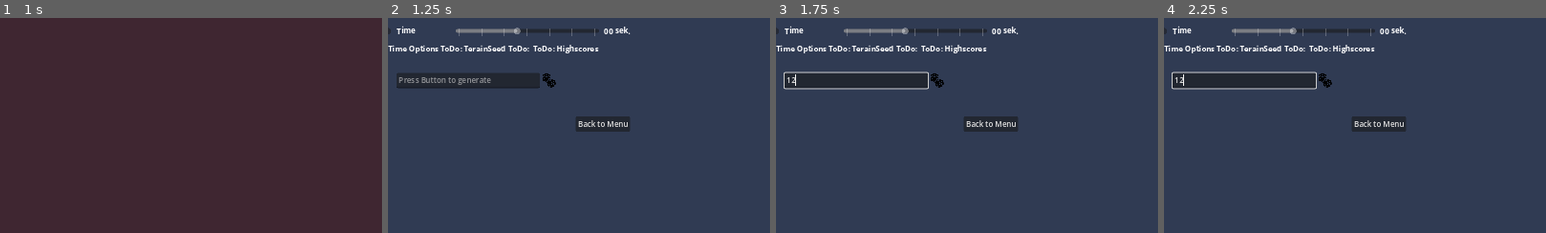
Above: before the commit, frames 1-4 (left to right).
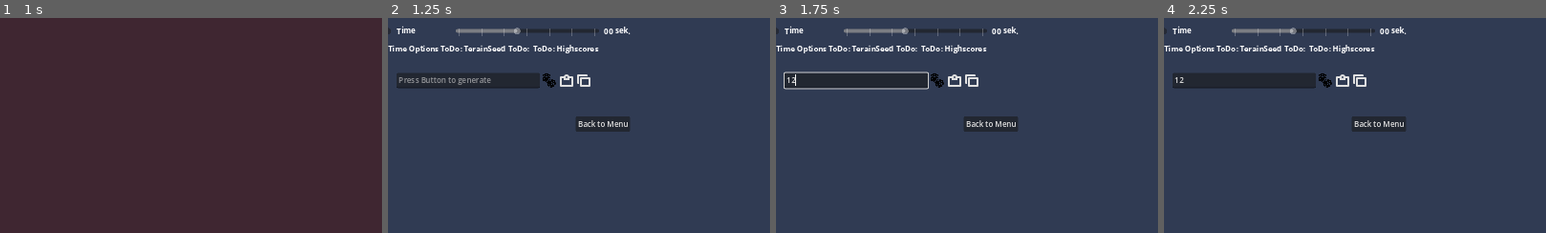
Above: after the commit, the same moments.

Repository: Coding-4Fun/Just4Fun_Mini_Shootergame
Game: Godot game, scene res://UI/MainMenuUI/MainMenuUI.tscn
Two runs of this game, one before a commit and one after it. Both use one fixed random seed, a clock stepped at 60 frames per second and the inputs below.
Inputs (mouse positions are % of the whole screen's width and height, from its top left):
- Up to frame 1 (1 s): click "Play" at 0.5 s
- Up to frame 2 (1.25 s): no input
- Up to frame 3 (1.75 s): click (51, 64) at 1.27 s; type "12" at 1.35 s
- Up to frame 4 (2.25 s): click (64, 64) at 2.02 s
The pictures show only the part of the screen within x 40-90%, y 49-99%; the shares and areas given below are measured in that part.

Frame 1 is identical in both runs. In frame 2, 0.2% of the frame differs, in the area x 45-53%, y 26-32%; in frame 3, 0.2%; in frame 4, 1.0%, in the area x 2-53%, y 24-34%.

Commit message:
Add: Icons and Copy / Paste Buttons

Diff:
--- a/UI/GameSettingsDialog/GameSettings.tscn
+++ b/UI/GameSettingsDialog/GameSettings.tscn
@@ -6,6 +6,8 @@
 [ext_resource type="Script" path="res://UI/Settings/dummytimersettings.gd" id="3_nubox"]
 [ext_resource type="Script" path="res://UI/Settings/MaxScoreSettings.gd" id="4_bcppk"]
 [ext_resource type="Texture2D" uid="uid://c4cul21yoa34n" path="res://assets/ui/wurfel.png" id="6_xkio1"]
+[ext_resource type="Texture2D" uid="uid://cl2tdfnbynoys" path="res://assets/ui/ActionPaste.svg" id="7_3d6p0"]
+[ext_resource type="Texture2D" uid="uid://c02bntkhyu328" path="res://assets/ui/ActionCopy.svg" id="8_xeboe"]
 
 [node name="GameSettings" type="Control"]
 layout_mode = 3
@@ -287,6 +289,20 @@
 ignore_texture_size = true
 stretch_mode = 0
 
+[node name="TexButtCopySeed" type="TextureButton" parent="centerContainer/vBoxContainer/VBoxTerrainSeed/HBoxPlayername"]
+custom_minimum_size = Vector2(32, 32)
+layout_mode = 2
+texture_normal = ExtResource("7_3d6p0")
+ignore_texture_size = true
+stretch_mode = 0
+
+[node name="TexButtPasteSeed" type="TextureButton" parent="centerContainer/vBoxContainer/VBoxTerrainSeed/HBoxPlayername"]
+custom_minimum_size = Vector2(32, 32)
+layout_mode = 2
+texture_normal = ExtResource("8_xeboe")
+ignore_texture_size = true
+stretch_mode = 0
+
 [node name="vSeparator" type="VSeparator" parent="centerContainer/vBoxContainer"]
 custom_minimum_size = Vector2(0, 30)
 layout_mode = 2
--- a/UI/GameSettingsDialog/game_settings.gd
+++ b/UI/GameSettingsDialog/game_settings.gd
@@ -5,6 +5,8 @@
 @onready var line_edit_user_name: LineEdit = $centerContainer/vBoxContainer/HBoxPlayername/LineEditUserName
 @onready var tex_butt_generate_random_seed: TextureButton = $centerContainer/vBoxContainer/VBoxTerrainSeed/HBoxPlayername/TexButtGenerateRandomSeed
 @onready var line_edit_generate_random_seed: LineEdit = $centerContainer/vBoxContainer/VBoxTerrainSeed/HBoxPlayername/LineEditGenerateRandomSeed
+@onready var tex_butt_copy_seed: TextureButton = $centerContainer/vBoxContainer/VBoxTerrainSeed/HBoxPlayername/TexButtCopySeed
+@onready var tex_butt_paste_seed: TextureButton = $centerContainer/vBoxContainer/VBoxTerrainSeed/HBoxPlayername/TexButtPasteSeed
 
 
 var playerhaschange : bool = false
@@ -21,6 +23,8 @@
 	line_edit_user_name.text_changed.connect(_on_playername_change)
 	line_edit_user_name.text = Config.get_configdata_value("GamePlayerName", Variant.Type.TYPE_STRING)
 
+	tex_butt_copy_seed.pressed.connect(_on_tex_butt_copy_seed)
+	tex_butt_paste_seed.pressed.connect(_on_tex_butt_paste_seed)
 	pass # Replace with function body.
 
 
@@ -57,3 +61,11 @@
 
 func _on_line_edit_generate_random_seed_changed() -> void:
 	pass
+
+
+func _on_tex_butt_copy_seed() -> void:
+	pass
+
+
+func _on_tex_butt_paste_seed() -> void:
+	pass
--- /dev/null
+++ b/assets/ui/ActionCopy.svg
@@ -0,0 +1 @@
+<svg height="16" viewBox="0 0 16 16" width="16" xmlns="http://www.w3.org/2000/svg"><path d="M2 1a1 1 0 0 0-1 1v9a1 1 0 0 0 1 1h1V3h9V2a1 1 0 0 0-1-1zm3 3a1 1 0 0 0-1 1v9a1 1 0 0 0 1 1h9a1 1 0 0 0 1-1V5a1 1 0 0 0-1-1zm1 2h7v7H6z" fill="#e0e0e0"/></svg>
--- /dev/null
+++ b/assets/ui/ActionPaste.svg
@@ -0,0 +1 @@
+<svg height="16" viewBox="0 0 16 16" width="16" xmlns="http://www.w3.org/2000/svg"><path d="M2 3a1 1 0 0 0-1 1v10a1 1 0 0 0 1 1h12a1 1 0 0 0 1-1V4a1 1 0 0 0-1-1h-3.184a3 3 0 0 0-5.632 0zm6 0a1 1 0 0 1 0 2 1 1 0 0 1 0-2zM3 5h2v2h6V5h2v8H3z" fill="#e0e0e0"/></svg>
Not shown: 1 places in UI/GameSettingsDialog/GameSettings.tscn that only renumber resources
Not shown, added: assets/ui/ActionCopy.svg.import
Not shown, added: assets/ui/ActionPaste.svg.import
